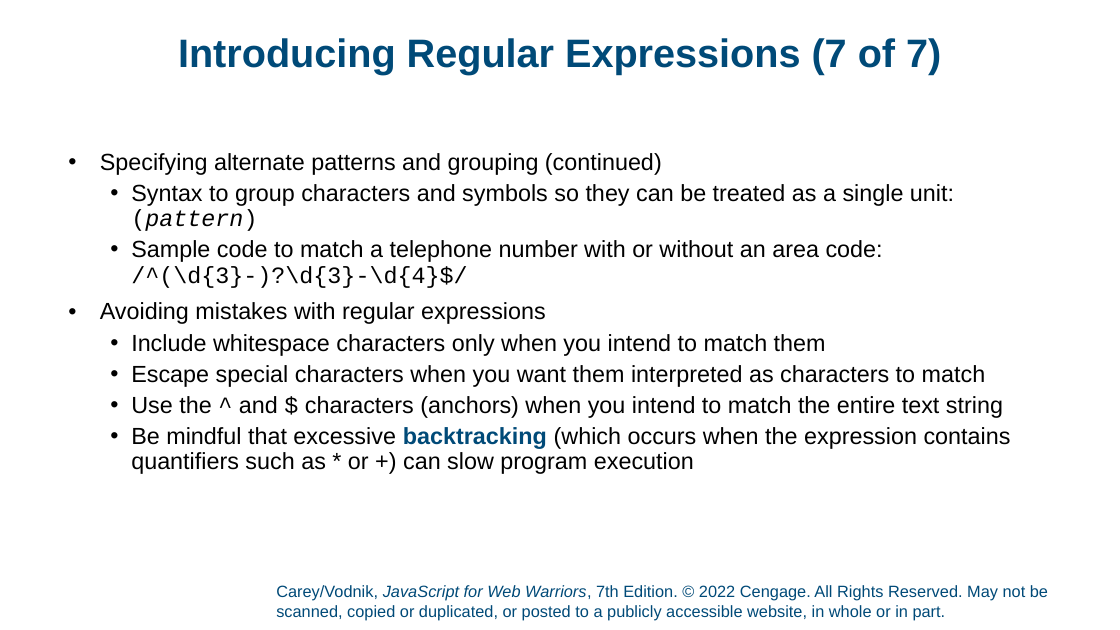
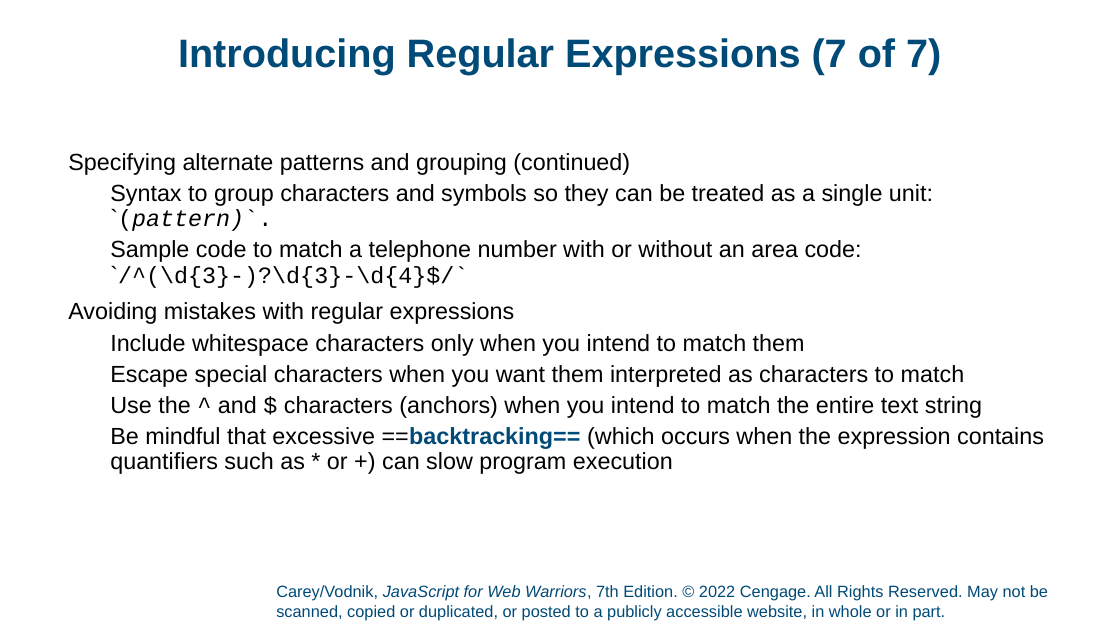
Before and after one commit to RankenTechnicalCollege/awd-1000-all-coursework-AngelaWaynwood, a slide deck: slide 22 of JavaScript/power-point-slides/Carey_JavaScript_7e_PPT_CH07.pptx. Drawn at 1120x630 pixels with LibreOffice and Linux fonts; fonts in the diff are those of the drawing; background and template pictures are left out. Boxes give left, top, right and bottom in pixels: in the first picture for what was removed or moved away, otherwise in the second. Text is boxed around its words. In the diff, an @@ line names an element or a change of style, - is before the commit and + after.

```diff
--- a/JavaScript/power-point-slides/Carey_JavaScript_7e_PPT_CH07.pptx
+++ b/JavaScript/power-point-slides/Carey_JavaScript_7e_PPT_CH07.pptx
@@ text at [68,153,982,418]: bullet • to none @@
@@ text at [110,184,933,288]: text changed @@
-  • Syntax to group characters and symbols so they can be treated as a single unit:
-    (pattern)
-  • Sample code to match a telephone number with or without an area code:
-    /^(\d{3}-)?\d{3}-\d{4}$/
+  Syntax to group characters and symbols so they can be treated as a single unit:
+  `(pattern)`.
+  Sample code to match a telephone number with or without an area code:
+  `/^(\d{3}-)?\d{3}-\d{4}$/`
@@ text at [110,427,1044,474]: text changed @@
-  • Be mindful that excessive backtracking (which occurs when the expression contains quantifiers such as * or +) can slow program execution
+  Be mindful that excessive ==backtracking== (which occurs when the expression contains quantifiers such as * or +) can slow program execution
```
Also in this commit, not shown: 2 other slides changed, 2 other files.
